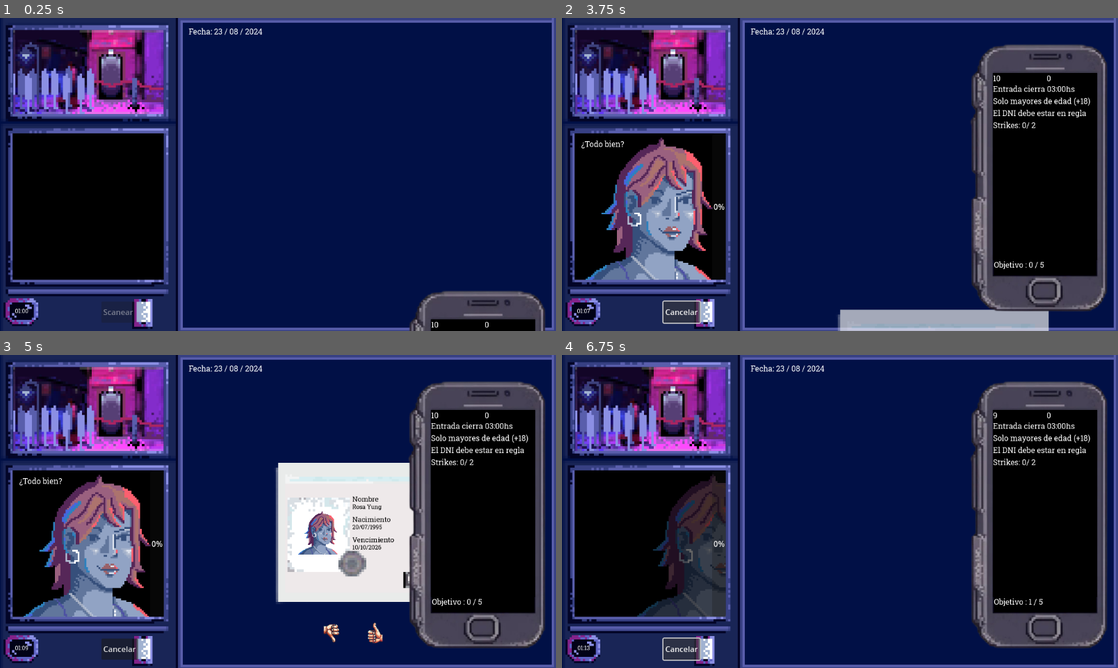
Above: before the commit, frames 1-4 (two rows, left to right).
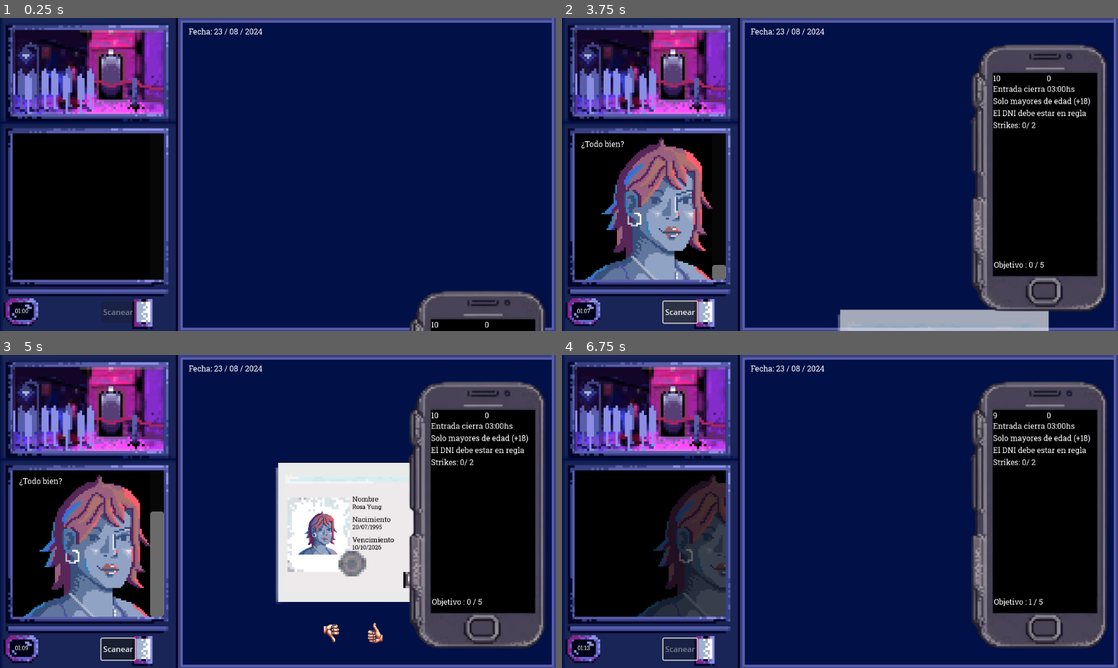
Above: after the commit, the same moments.

Repository: joacoague15/dni-en-mano
Game: Godot game, scene res://main_scene.tscn
Same seed, same stepped clock (60 frames per second), same inputs: the game is played once before the commit and once after it.
Inputs (mouse positions are in pixels of both pictures, inside the frame that each line leads up to):
- Up to frame 1 (0.25 s): no input
- Up to frame 2 (3.75 s): click (706, 315) at 0.5 s; click (706, 315) at 1.25 s; click (706, 315) at 2 s; click "Scanear" at 3.5 s
- Up to frame 3 (5 s): click (88, 542) at 4.27 s
- Up to frame 4 (6.75 s): click "Cancelar" (after the commit: "Scanear") at 5 s; click (934, 633) at 5.75 s; click (678, 649) at 6.5 s, where only the run before the commit has a clickable "Scanear"

The runs differ from the first frame. In frame 2, 0.3% of the frame differs, in the area x 18-30%, y 59-98%; in frame 3, 1.0%, in the area x 18-30%, y 50-98%; in frame 4, 0.2%.

Commit message:
Added simplier way of scanning, now it restores energy

Diff:
--- a/character_random_selector.gd
+++ b/character_random_selector.gd
@@ -64,6 +64,8 @@
 var progress = 0.0
 var progress_time = 2.0
 
+var	is_scan_activated = false
+
 func _ready():
 	scanning_progress_bar.value = 0
 	correct_characters = 0
@@ -79,20 +81,21 @@
 	next_person()
 
 func _process(delta):
-	print(activate_scan_button.visible)
 	time_since_last_check += delta
 	if time_since_last_check >= check_interval:
 		time_since_last_check = 0.0
 
-	if is_holding:
+	if is_scan_activated:
 		progress += delta / progress_time
 		if progress >= 1.0:
 			progress = 1.0
-			scanning_button.visible = false
 			scanning_progress_bar.visible = false
 			activate_scan_button.disabled = true
-			activate_scan_button.text = "Scanear"
-			is_holding = false
+			is_scan_activated = false
+			energy += 3
+			if energy > 10:
+				energy = 10
+			energy_label.text = str(energy)
 	else:
 		if progress > 0:
 			progress = 0
@@ -202,7 +205,7 @@
 	if animation_name == "character_appear":
 		character_animation_player.play("character_idle")
 		activate_scan_button.disabled = false
-		activate_scan_button.text = "Scanear"
+		scanning_progress_bar.visible = true
 	if animation_name == "character_enter" or animation_name == "character_no_enter":
 		activate_scan_button.disabled = true
 		background_music.set_bus("New Bus")
@@ -214,6 +217,9 @@
 		$DialogueControl.show_dialogue()
 		dni_information.display_person_dni(selected_person["dni"])
 		dni_animation_player.play("dni_appear")
+	if animation_name == "character_enter" or animation_name == "character_no_enter":
+		activate_scan_button.disabled = true
+		scanning_progress_bar.visible = false
 
 func handle_character_enter_or_not_anim(wasAccepted):
 	if wasAccepted:
@@ -238,16 +244,5 @@
 func _on_reject_button_mouse_exited():
 	modulate = normal_color
 
-func _on_scanning_button_button_down():
-	is_holding = true
-
-func _on_scanning_button_button_up():
-	is_holding = false
-
 func _on_activate_scan_button_pressed():
-	if scanning_button.visible:
-		activate_scan_button.text = "Scanear"
-	else:
-		activate_scan_button.text = "Cancelar"
-	scanning_button.visible = !scanning_button.visible
-	scanning_progress_bar.visible = !scanning_progress_bar.visible
+	is_scan_activated = !is_scan_activated
--- a/main_scene.tscn
+++ b/main_scene.tscn
@@ -671,9 +671,6 @@
 [sub_resource type="StyleBoxFlat" id="StyleBoxFlat_4vpl2"]
 bg_color = Color(0, 0, 0, 1)
 
-[sub_resource type="StyleBoxFlat" id="StyleBoxFlat_mphql"]
-bg_color = Color(0.6, 0.6, 0.6, 0)
-
 [node name="Character" type="Node2D"]
 position = Vector2(570, 330)
 script = ExtResource("1_3f8pj")
@@ -977,17 +974,7 @@
 theme_override_fonts/font = ExtResource("3_a2yxb")
 theme_override_styles/normal = SubResource("StyleBoxFlat_4vpl2")
 
-[node name="ScanningButton" type="Button" parent="."]
-visible = false
-offset_left = -550.0
-offset_top = -94.0
-offset_right = -226.0
-offset_bottom = 215.0
-theme_override_styles/focus = SubResource("StyleBoxFlat_mphql")
-flat = true
-
 [node name="ScanningProgressBar" type="ProgressBar" parent="."]
-visible = false
 anchors_preset = -1
 anchor_right = 0.061
 anchor_bottom = 0.066
@@ -996,6 +983,7 @@
 offset_right = -230.0
 offset_bottom = 212.0
 fill_mode = 3
+show_percentage = false
 
 [node name="ActivateScanButton" type="Button" parent="."]
 offset_left = -360.0
@@ -1017,7 +1005,4 @@
 [connection signal="mouse_exited" from="RejectButton" to="." method="_on_reject_button_mouse_exited"]
 [connection signal="pressed" from="RejectButton" to="." method="_on_reject_button_pressed"]
 [connection signal="animation_finished" from="Phone/RulesAnimationPlayer" to="." method="_on_rules_animation_player_animation_finished"]
-[connection signal="button_down" from="ScanningButton" to="." method="_on_scanning_button_button_down"]
-[connection signal="button_up" from="ScanningButton" to="." method="_on_scanning_button_button_up"]
-[connection signal="pressed" from="ScanningButton" to="." method="_on_scanning_button_pressed"]
 [connection signal="pressed" from="ActivateScanButton" to="." method="_on_activate_scan_button_pressed"]
Not shown: 1 places in main_scene.tscn that only renumber resources
